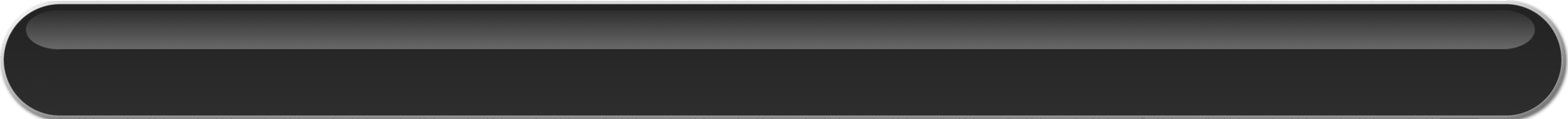
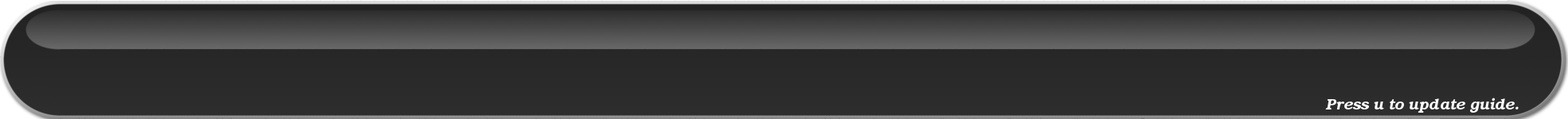
Before/after of a 1568px x 119px layered artwork. What changed in the layer stack:
added layer "Press u to update guide." above "tvbar_top.png" over [1325, 97, 1519, 114]
